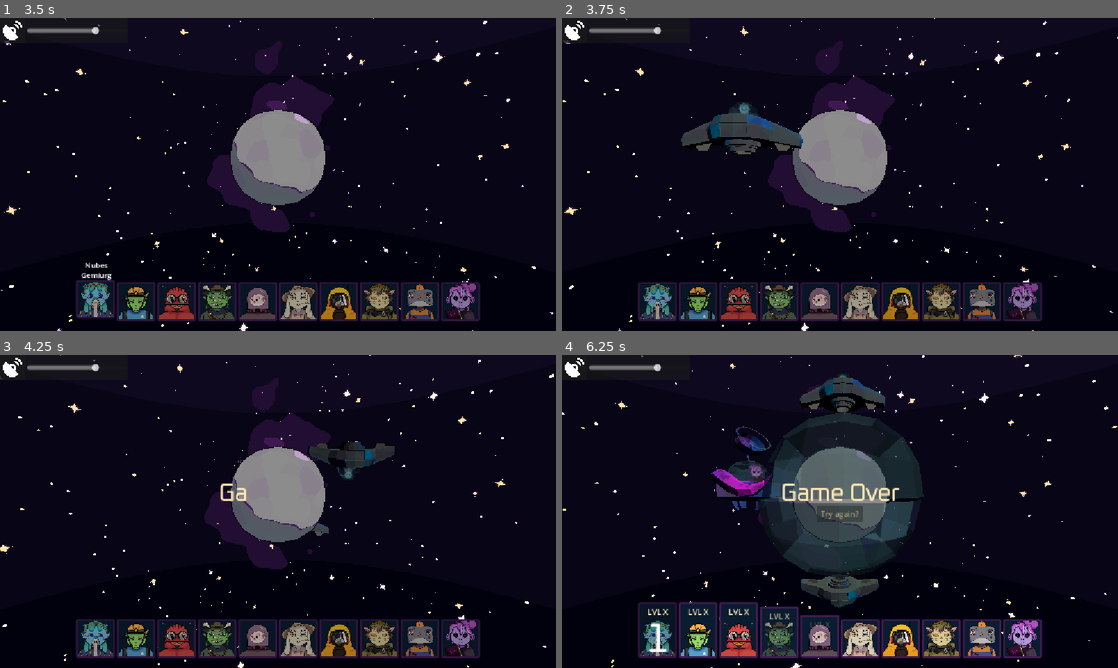
Above: before the commit, frames 1-4 (two rows, left to right).
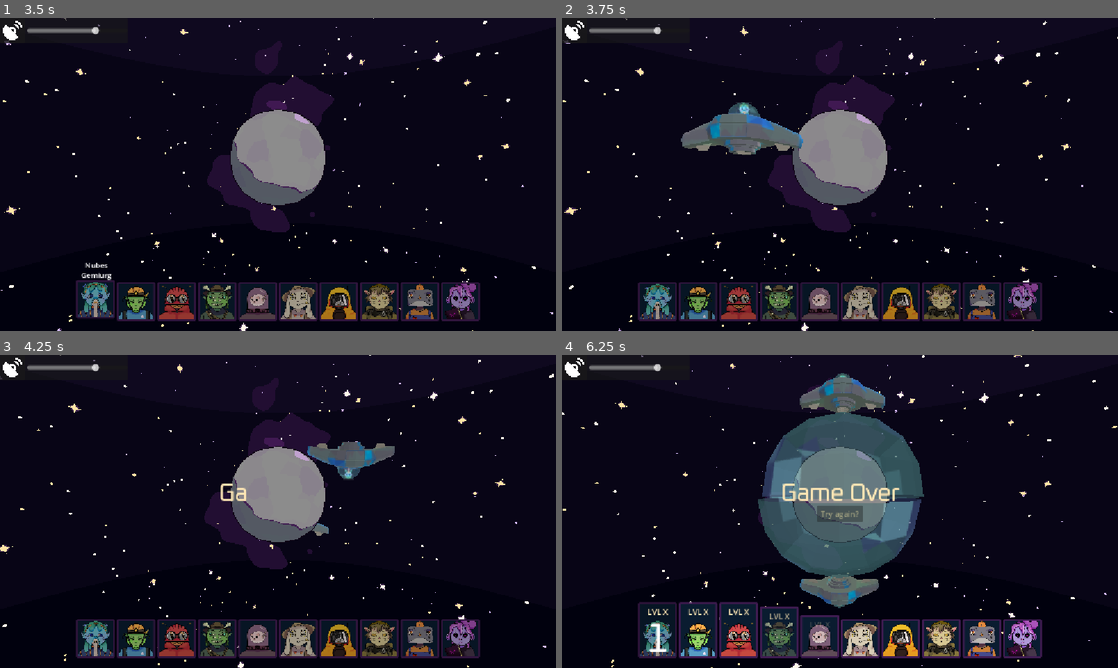
Above: after the commit, the same moments.

Repository: thepunkoff/alienshift
Game: Godot game, scene res://scenes/game.tscn
Same seed, same stepped clock (60 frames per second), same inputs: the game is played once before the commit and once after it.
Inputs (mouse positions are in pixels of both pictures, inside the frame that each line leads up to):
- Up to frame 1 (3.5 s): click "Try again?" at 0.5 s; click "Try again?" at 1.25 s; click "Try again?" at 2 s; click "1" at 2.75 s
- Up to frame 2 (3.75 s): tap Enter at 3.5, 3.6 s; move the mouse to (962, 158) at 3.52 s; click (962, 158) at 3.67 s
- Up to frame 3 (4.25 s): tap Space at 3.77 s
- Up to frame 4 (6.25 s): move the mouse to (728, 527) at 4.27 s; tap Enter at 4.35, 5.1, 5.85 s; click (728, 527) at 4.42 s; tap Space at 4.52, 6.02 s; move the mouse to (895, 442) at 5.02 s; click (895, 442) at 5.17 s; move the mouse to (812, 574) at 5.77 s; click (812, 574) at 5.92 s

Frame 1 is identical in both runs. In frame 2, 2.1% of the frame differs, in the area x 21-44%, y 26-44%; in frame 3, 1.1%; in frame 4, 12%, in the area x 26-66%, y 5-81%.
Error in both runs: Invalid call. Nonexistent function 'release_chel' in base 'Nil'. (res://scripts/entities/construction.gd:57)

Commit message:
fixes

Diff:
--- a/scenes/game.tscn
+++ b/scenes/game.tscn
@@ -924,11 +924,3 @@
 [node name="BackgroundMusic" type="AudioStreamPlayer" parent="." unique_id=1649134837]
 stream = ExtResource("28_sww3w")
 autoplay = true
-
-[editable path="Planet"]
-[editable path="Planet/planet"]
-[editable path="Planet/water"]
-[editable path="Planet/grass"]
-[editable path="Planet/dirt"]
-[editable path="Planet/crystals"]
-[editable path="Planet/sludge_new"]
--- a/scripts/entities/pvo.gd
+++ b/scripts/entities/pvo.gd
@@ -107,7 +107,7 @@
 	var tween: Tween = create_tween()
 	tween.tween_property(_meteor_path_follow, "progress_ratio", 1, meteor_time)
 	await tween.finished
-	_explode(_meteor.global_position)
+	_explode()
 
 
 func _look_at(a: Node3D, b: Node3D):
@@ -116,7 +116,7 @@
 	a.global_basis = a.global_basis * Basis(rot)
 
 
-func _explode(global_pos: Vector3):
+func _explode():
 	var gpos: Vector3 = _explosion.global_position
 	_meteor.remove_child(_explosion)
 	add_child(_explosion)
--- a/scripts/entities/summon.gd
+++ b/scripts/entities/summon.gd
@@ -26,8 +26,6 @@
 
 	_ship_path_follow.progress_ratio = 0
 	_monster_path_follow.progress_ratio = 0
-
-	summon_monster()
 
 
 func run_level_up(new_lvl: int, new_state: State):
@@ -63,7 +61,7 @@
 	tween.tween_property(_ship_path_follow, "progress_ratio", 0, 3)
 	await tween.finished
 
-	if core.state.name == Core.STATE_PUT_INSIDE:
+	if core.state.name != Core.STATE_PUT_INSIDE:
 		print("Монстр съедает планету")
 		_monster.eat()
 		await _monster.started_eating
@@ -76,6 +74,7 @@
 		planet_eaten.emit()
 	else:
 		await _monster.sniff()
+		await get_tree().create_timer(1).timeout
 		tween = create_tween()
 		tween.tween_property(_monster_path_follow, "progress_ratio", 0, 2)
 		await tween.finished
Not shown: 1 places in scenes/game.tscn that only renumber resources
